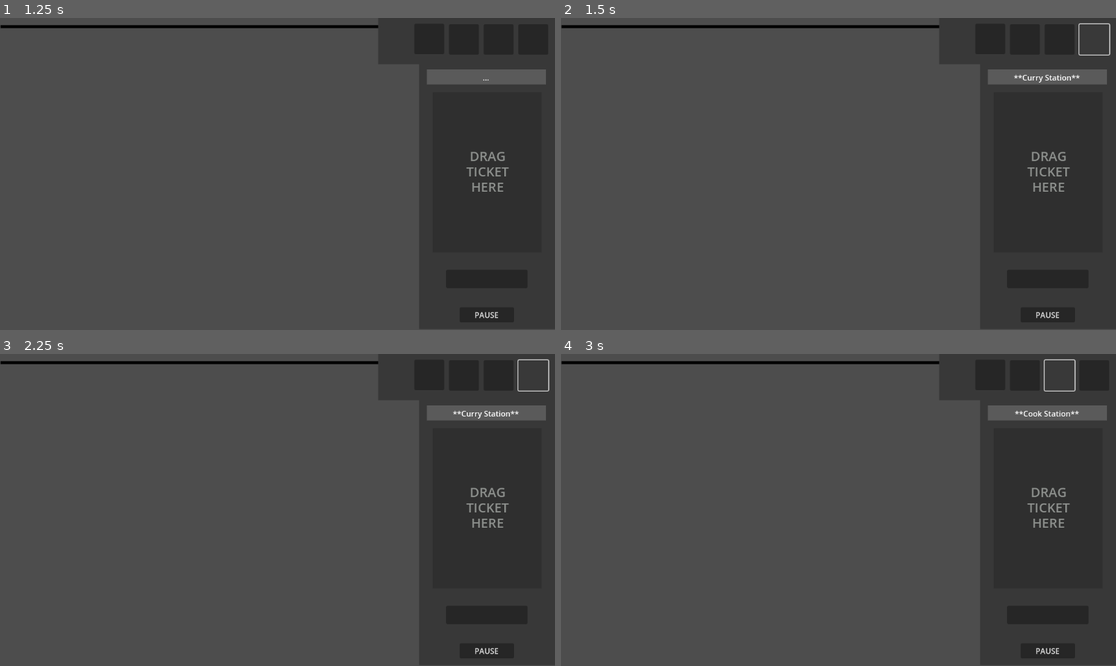
Above: before the commit, frames 1-4 (two rows, left to right).
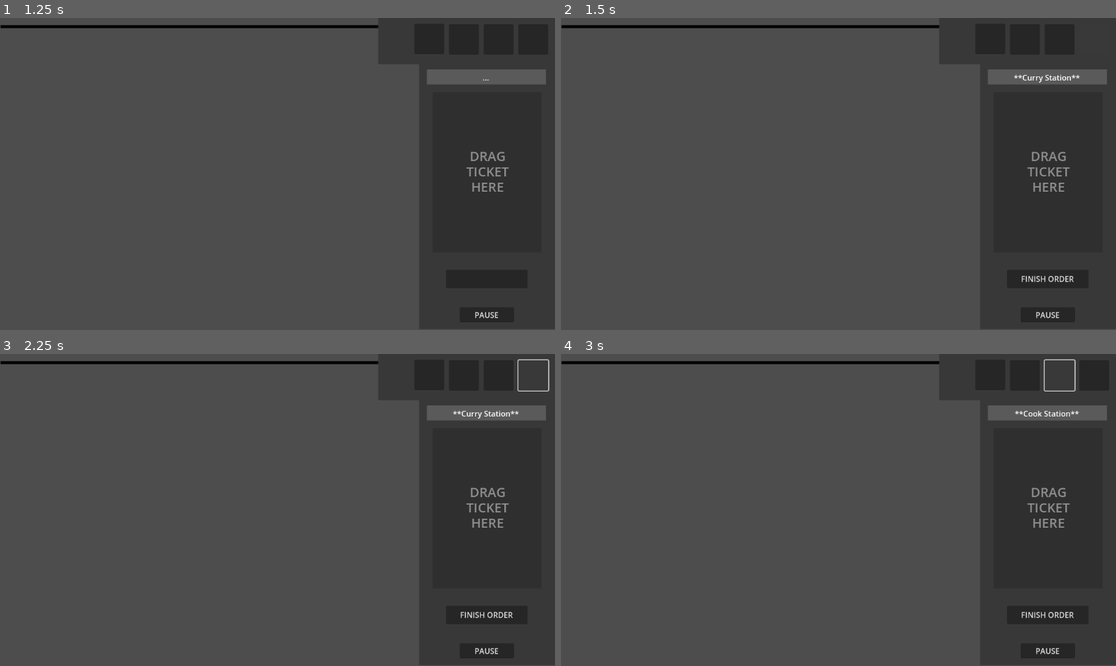
Above: after the commit, the same moments.

Repository: trishadar/PapasRotiria
Game: Godot game, scene res://main.tscn
Two runs of this game, one before a commit and one after it. Both use one fixed random seed, a clock stepped at 60 frames per second and the inputs below.
Inputs (mouse positions are in pixels of both pictures, inside the frame that each line leads up to):
- Up to frame 1 (1.25 s): click "START GAME" at 0.5 s
- Up to frame 2 (1.5 s): click (1093, 39) at 1.25 s
- Up to frame 3 (2.25 s): click (532, 375) at 2 s
- Up to frame 4 (3 s): click (1060, 375) at 2.75 s

Frame 1 is identical in both runs. In frame 2, 0.2% of the frame differs, in the area x 82-99%, y 1-85%; in frame 3, 0.1%; in frame 4, 0.1%.
Error after the commit: Invalid call. Nonexistent function 'change_to_curry' in base 'Node2D (curry.gd)'. (res://sidebar.gd:26)

Commit message:
kjsdnkajs

Diff:
--- a/project/cook.tscn
+++ b/project/cook.tscn
@@ -1,7 +1,8 @@
-[gd_scene load_steps=11 format=3 uid="uid://cus2uri4avjoi"]
+[gd_scene load_steps=12 format=3 uid="uid://cus2uri4avjoi"]
 
 [ext_resource type="Script" uid="uid://8s3t3it0dyfn" path="res://cook.gd" id="1_6u6uf"]
 [ext_resource type="Texture2D" uid="uid://btqyf76iwxf3" path="res://Assets/Frying Pan on Stove.png" id="2_ciqc8"]
+[ext_resource type="PackedScene" uid="uid://hsfseme0taar" path="res://sidebar.tscn" id="3_lgwpa"]
 
 [sub_resource type="AtlasTexture" id="AtlasTexture_lgwpa"]
 atlas = ExtResource("2_ciqc8")
@@ -85,3 +86,5 @@
 sprite_frames = SubResource("SpriteFrames_o64d8")
 autoplay = "default"
 frame_progress = 0.242565
+
+[node name="sidebar" parent="." instance=ExtResource("3_lgwpa")]
--- a/project/curry.tscn
+++ b/project/curry.tscn
@@ -1,6 +1,7 @@
-[gd_scene load_steps=2 format=3 uid="uid://bn7aqby5pen6l"]
+[gd_scene load_steps=3 format=3 uid="uid://bn7aqby5pen6l"]
 
 [ext_resource type="Script" uid="uid://dm1rn3g01ksdo" path="res://curry.gd" id="1_kx0aq"]
+[ext_resource type="PackedScene" uid="uid://hsfseme0taar" path="res://sidebar.tscn" id="2_27nkd"]
 
 [node name="curry" type="Node2D"]
 script = ExtResource("1_kx0aq")
@@ -11,3 +12,5 @@
 offset_right = 1095.0
 offset_bottom = 561.0
 text = "FINISH ORDER"
+
+[node name="sidebar" parent="." instance=ExtResource("2_27nkd")]
--- a/project/order.gd
+++ b/project/order.gd
@@ -15,19 +15,19 @@
 
 var currentTicket
 
-func _on_order_button_pressed() -> void:
+func change_to_order() -> void:
 	get_tree().change_scene_to_file("res://order.tscn")
 
 
-func _on_roll_button_pressed() -> void:
+func change_to_roll() -> void:
 	get_tree().change_scene_to_file("res://roll.tscn")
 
 
-func _on_cook_button_pressed() -> void:
+func change_to_cook() -> void:
 	get_tree().change_scene_to_file("res://cook.tscn")
 
 
-func _on_curry_button_pressed() -> void:
+func change_to_curry() -> void:
 	get_tree().change_scene_to_file("res://curry.tscn")
 
 
--- a/project/roll.tscn
+++ b/project/roll.tscn
@@ -1,6 +1,7 @@
-[gd_scene load_steps=2 format=3 uid="uid://cn2d54ksqsmb8"]
+[gd_scene load_steps=3 format=3 uid="uid://cn2d54ksqsmb8"]
 
 [ext_resource type="Script" uid="uid://5vtg55qc4am8" path="res://roll.gd" id="1_us4ls"]
+[ext_resource type="PackedScene" uid="uid://hsfseme0taar" path="res://sidebar.tscn" id="2_vrgdt"]
 
 [node name="roll" type="Node2D"]
 script = ExtResource("1_us4ls")
@@ -12,5 +13,7 @@
 offset_bottom = 561.0
 text = "ROLL DOUGH"
 
+[node name="sidebar" parent="." instance=ExtResource("2_vrgdt")]
+
 [connection signal="ready" from="." to="." method="_on_ready"]
 [connection signal="pressed" from="takeOrderButton" to="." method="_on_take_order_button_pressed"]
--- a/project/sidebar.gd
+++ b/project/sidebar.gd
@@ -7,19 +7,23 @@
 @onready var curryButton = $curryButton
 
 func _on_order_button_pressed() -> void:
-	get_tree().change_scene_to_file("res://order.tscn")
+	var main_scene = get_parent()
+	main_scene.change_to_order()
 
 
 func _on_roll_button_pressed() -> void:
-	get_tree().change_scene_to_file("res://roll.tscn")
+	var main_scene = get_parent()
+	main_scene.change_to_roll()
 
 
 func _on_cook_button_pressed() -> void:
-	get_tree().change_scene_to_file("res://cook.tscn")
+	var main_scene = get_parent()
+	main_scene.change_to_cook()
 
 
 func _on_curry_button_pressed() -> void:
-	get_tree().change_scene_to_file("res://curry.tscn")
+	var main_scene = get_parent()
+	main_scene.change_to_curry()
 
 func _on_ready() -> void:
 	help.text = globalData.helpText
--- a/project/sidebar.tscn
+++ b/project/sidebar.tscn
@@ -134,3 +134,8 @@
 horizontal_alignment = 1
 vertical_alignment = 1
 metadata/_edit_use_anchors_ = true
+
+[connection signal="pressed" from="curryButton" to="." method="_on_curry_button_pressed"]
+[connection signal="pressed" from="cookButton" to="." method="_on_cook_button_pressed"]
+[connection signal="pressed" from="rollButton" to="." method="_on_roll_button_pressed"]
+[connection signal="pressed" from="orderButton" to="." method="_on_order_button_pressed"]
